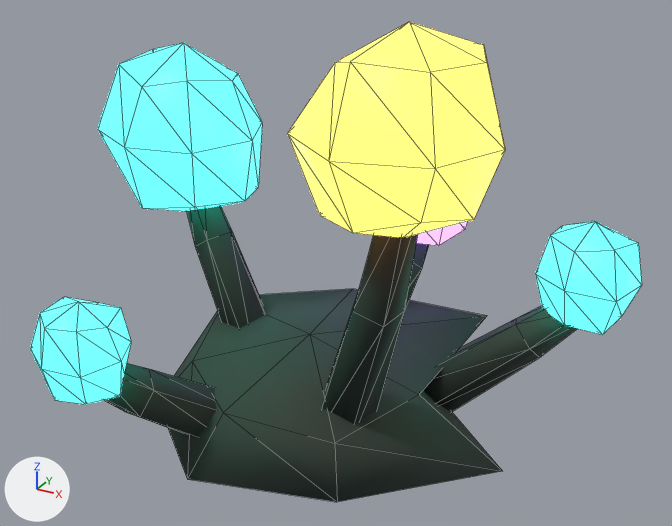
Renders of the glTF model models/flora_pods.glb from each side of a commit.
Rendered twice from a 50 mm lens placed at (0.771, -1.302, 1.009), pointed at (0.046, 0.016, 0.349). The lights are fixed; the arrows at lower left show +X, +Y and +Z. The first picture is the older version. Mesh edges are drawn as thin lines.

Names of what the first picture shows: 'flora_pods'.
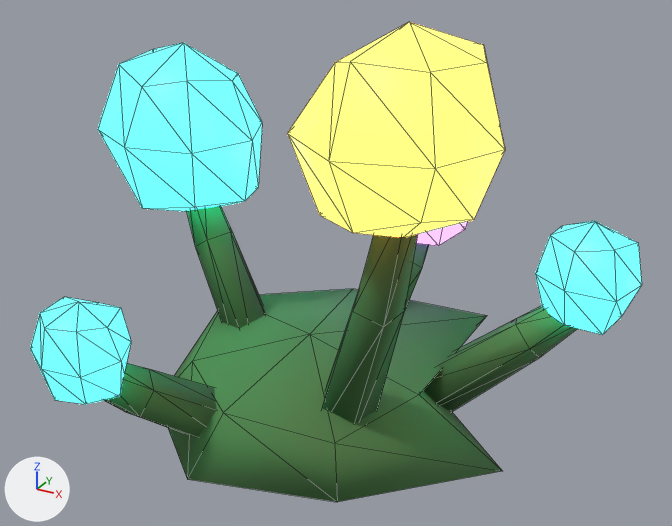
Where the change shows, as pixel boxes (x1, y1, x2, y2) in the pictures (672 x 526 px):
'flora_pods', surface changed (lighter): (103, 204, 578, 502) in both

Edits to the bpy script that builds the scene:
```text
Change mat_bio_husk:
    where n2 = _N.new('ShaderNodeMix'); n2.name = 'Mix'
    n2.inputs[7].default_value: (0.0194, 0.0369, 0.0284, 1.0) -> (0.0685, 0.195, 0.0578, 1.0)  # 'B', dark green #26362f -> 'B', dark green #4a7a44
```
